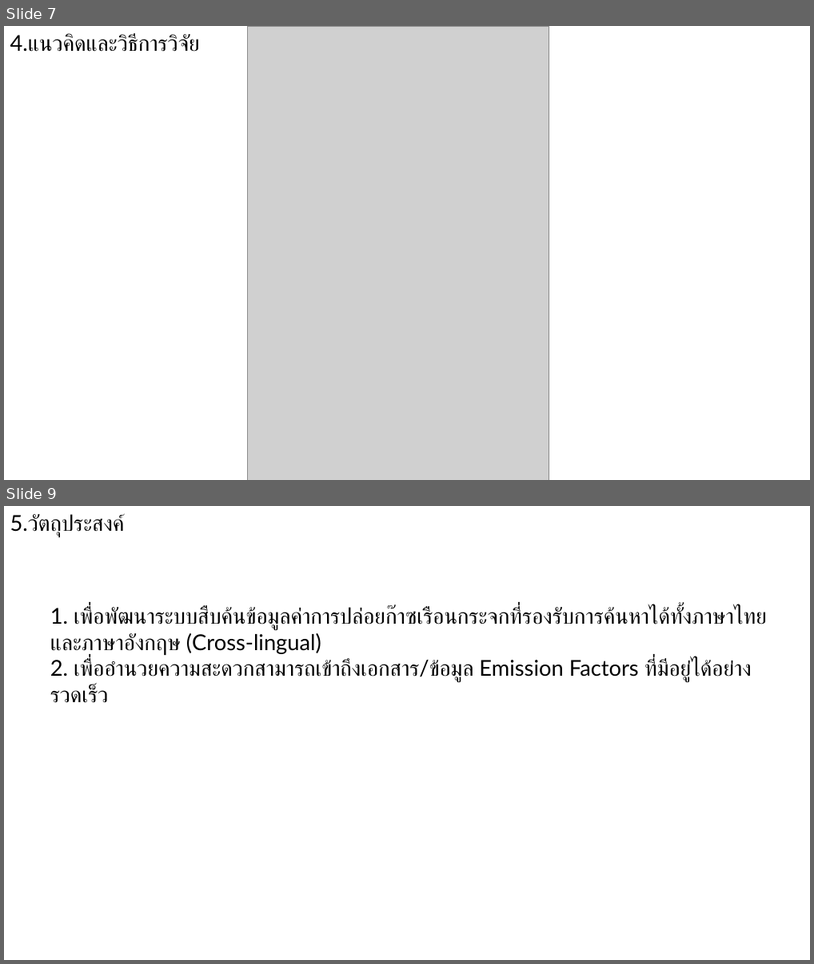
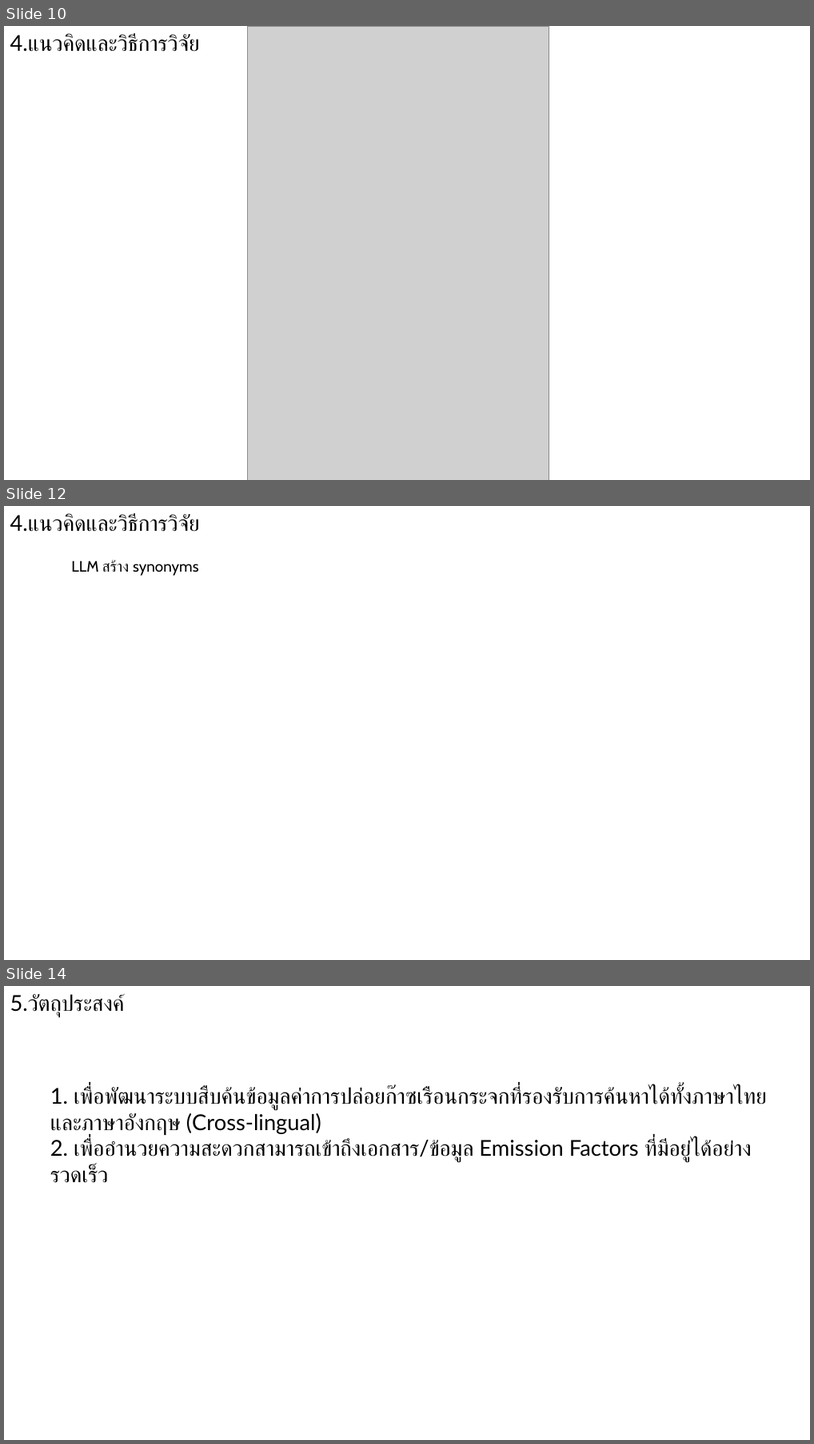
Before and after one commit to nanutnutna/thesis_ef, a slide deck: proposal/Proposal.pptx. Shown one above the other, each under a label of ours: slides 7 and 9 before the commit, slides 10, 12 and 14 after it; the slides between them are not shown. The pictures are 814x964 and 814x1444 pixels, drawn with LibreOffice and Linux fonts; fonts in the diff are those of the drawing; grey boxes stand for pictures. Boxes give left, top, right and bottom in pixels: in the first picture for what was removed or moved away, otherwise in the second. Text is boxed around its words. In the diff, an @@ line names an element or a change of style, - is before the commit and + after.

```diff
--- a/proposal/Proposal.pptx
+++ b/proposal/Proposal.pptx
@@ slide 12 added at [4,506,810,960], background #FFFFFF @@
@@ title added at [10,513,200,532], 26 pt, text #000000 @@
+4.แนวคิดและวิธีการวิจัย
@@ text added at [71,560,199,576], 18 pt, text #000000 @@
+LLM สร้าง synonyms
@@ what was slide 7 is now slide 10 @@
@@ what was slide 9 is now slide 14 @@
```
Also in this commit, not shown: 3 slides changed, 4 other slides added.
